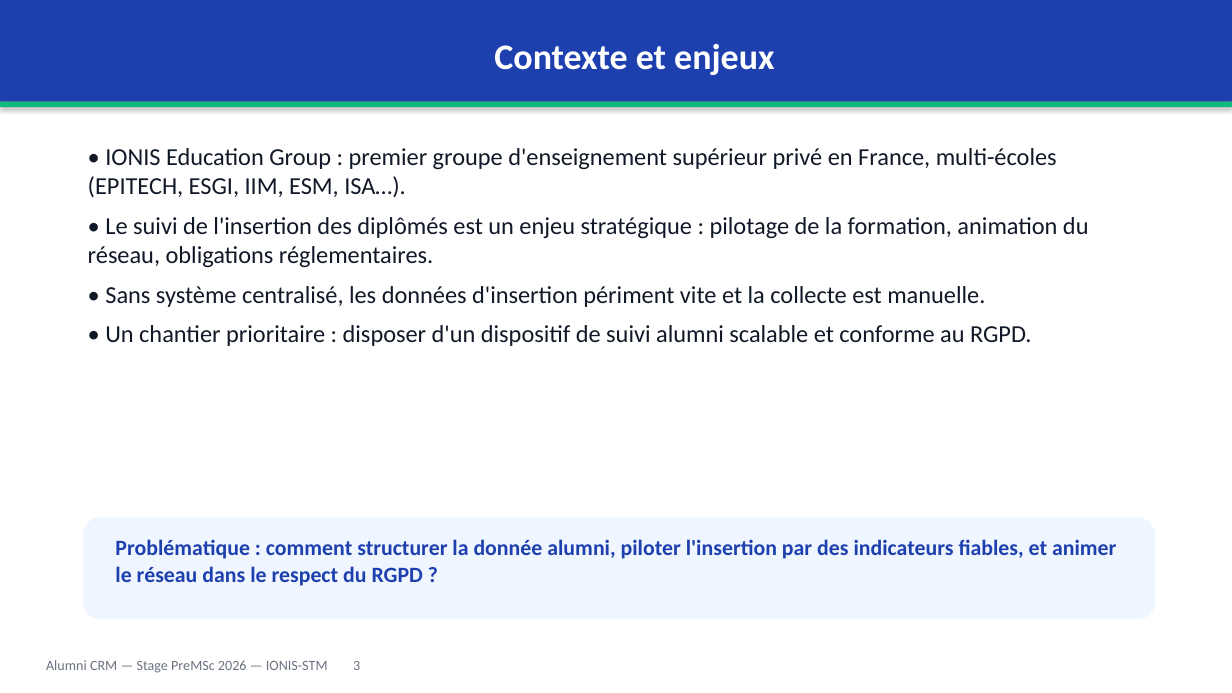
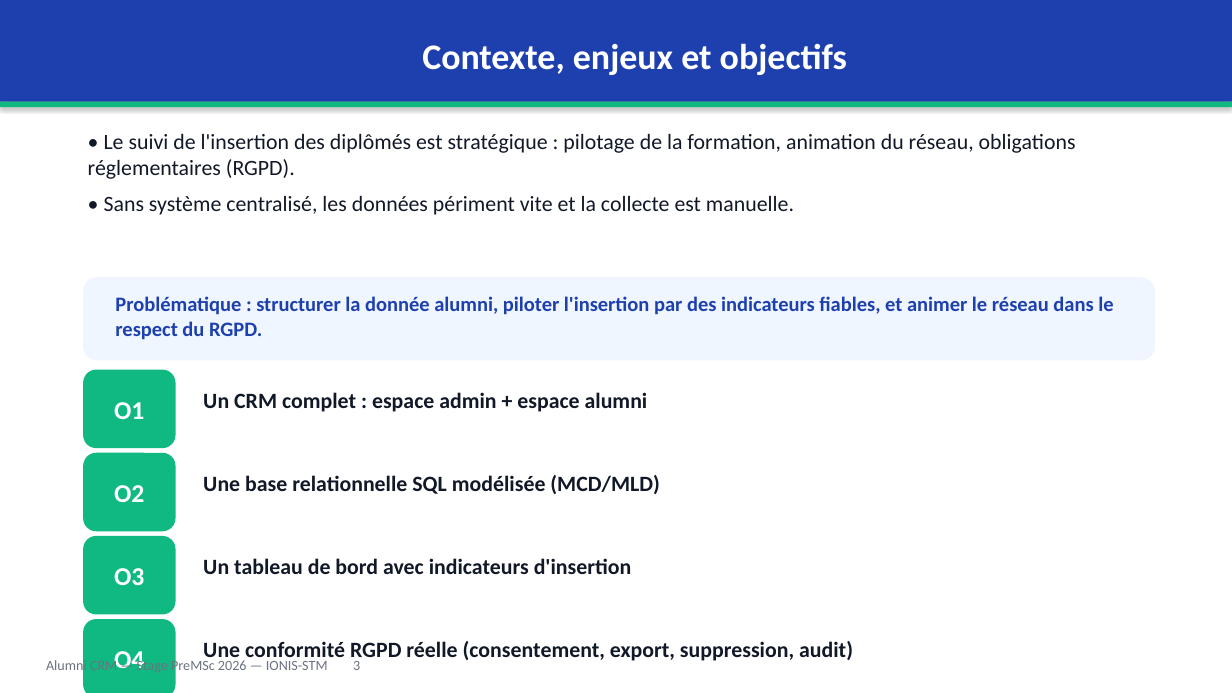
Before and after one commit to Rafikdjm/CRM_IONIS, a slide deck: slide 3 of Rapport/Soutenance - Alumni CRM - PreMSc 2026.pptx. Drawn at 1232x693 pixels with LibreOffice and Linux fonts; fonts in the diff are those of the drawing. Boxes give left, top, right and bottom in pixels: in the first picture for what was removed or moved away, otherwise in the second. Text is boxed around its words. In the diff, an @@ line names an element or a change of style, - is before the commit and + after.

Commit message:
refactor(soutenance): slim deck 15->11 slides, merge redundant slides and condense text

```diff
--- a/Rapport/Soutenance - Alumni CRM - PreMSc 2026.pptx
+++ b/Rapport/Soutenance - Alumni CRM - PreMSc 2026.pptx
@@ text in rectangle at <box>422,43,847,75</box>: text changed @@
-Contexte et enjeux
+Contexte, enjeux et objectifs
@@ text at <box>88,134,1076,215</box>: text changed; size 19 to 17 pt @@
-• IONIS Education Group : premier groupe d'enseignement supérieur privé en France, multi-écoles (EPITECH, ESGI, IIM, ESM, ISA…).
-• Le suivi de l'insertion des diplômés est un enjeu stratégique : pilotage de la formation, animation du réseau, obligations réglementaires.
-• Sans système centralisé, les données d'insertion périment vite et la collecte est manuelle.
-• Un chantier prioritaire : disposer d'un dispositif de suivi alumni scalable et conforme au RGPD.
+• Le suivi de l'insertion des diplômés est stratégique : pilotage de la formation, animation du réseau, obligations réglementaires (RGPD).
+• Sans système centralisé, les données périment vite et la collecte est manuelle.
@@ rounded rectangle: place and size @@
-rounded rectangle at <box>83,518,1155,619</box>
+rounded rectangle at <box>83,277,1155,360</box>
@@ text at <box>115,296,1113,340</box>: text changed; size 17 to 16 pt @@
-Problématique : comment structurer la donnée alumni, piloter l'insertion par des indicateurs fiables, et animer le réseau dans le respect du RGPD ?
+Problématique : structurer la donnée alumni, piloter l'insertion par des indicateurs fiables, et animer le réseau dans le respect du RGPD.
@@ rounded rectangle added at <box>83,370,176,448</box>, fill #10B981, 20 pt, text #FFFFFF, bold @@
+O1
@@ text added at <box>203,392,648,412</box>, 17 pt, text #111827, bold @@
+Un CRM complet : espace admin + espace alumni
@@ rounded rectangle added at <box>83,453,176,531</box>, fill #10B981, 20 pt, text #FFFFFF, bold @@
+O2
@@ text added at <box>203,475,659,494</box>, 17 pt, text #111827, bold @@
+Une base relationnelle SQL modélisée (MCD/MLD)
@@ rounded rectangle added at <box>83,536,176,615</box>, fill #10B981, 20 pt, text #FFFFFF, bold @@
+O3
@@ text added at <box>203,558,632,574</box>, 17 pt, text #111827, bold @@
+Un tableau de bord avec indicateurs d'insertion
@@ rounded rectangle added at <box>83,619,176,693</box>, fill #10B981, 20 pt, text #FFFFFF, bold @@
+O4
@@ text added at <box>203,641,853,664</box>, 17 pt, text #111827, bold @@
+Une conformité RGPD réelle (consentement, export, suppression, audit)
```
Also in this commit, not shown: 8 other slides changed, 4 slides removed, 1 other file.
